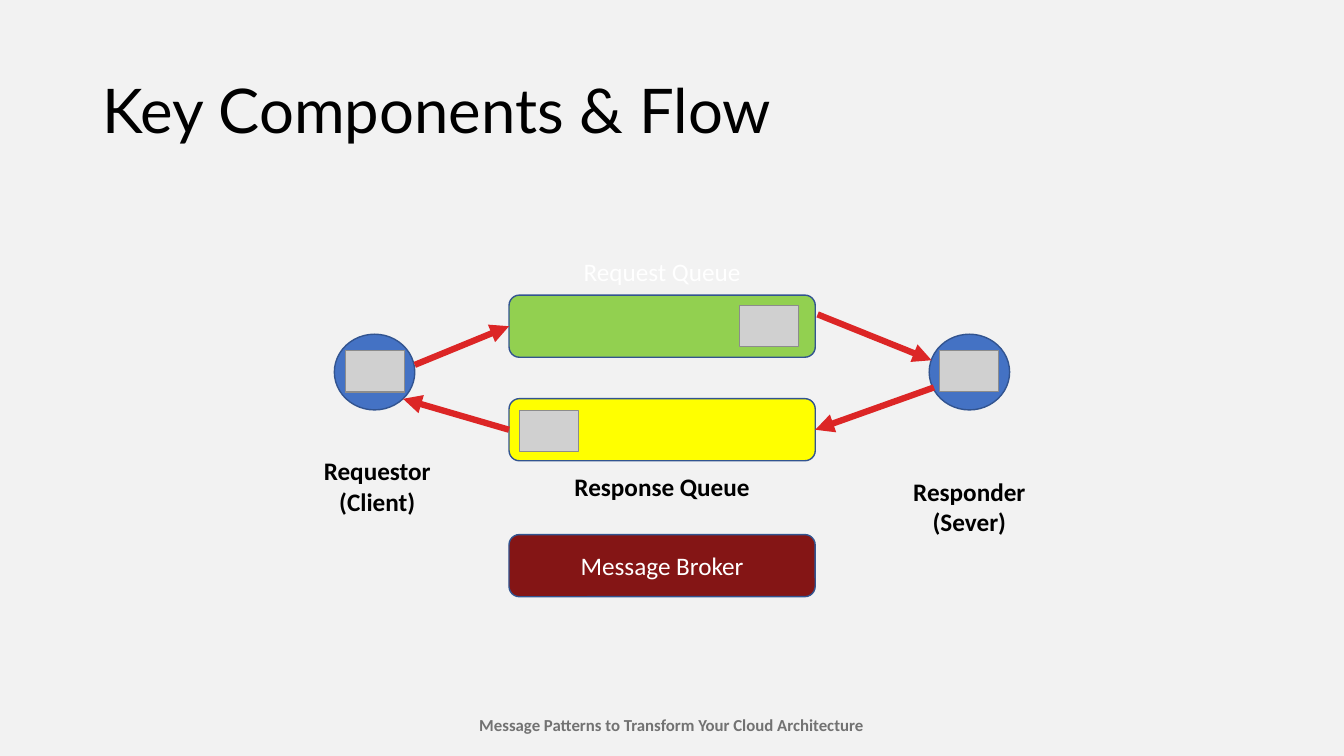
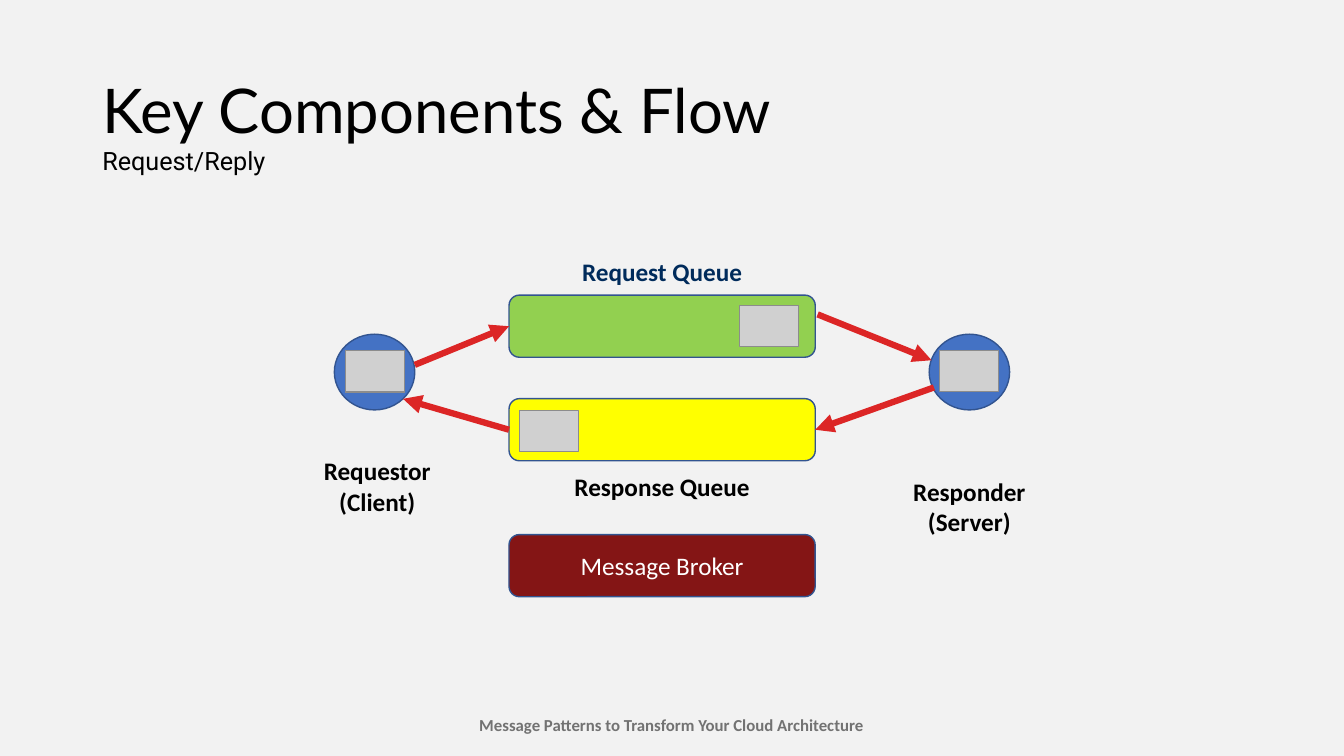
Before and after one commit to TaleLearnCode/MessagingPatternsToTransformYourCloudArchitecture, a slide deck: slide 68 of EventMaterials/MessagingPatterns-AtlantaCloudConference2025.pptx. Drawn at 1344x756 pixels with LibreOffice and Linux fonts; fonts in the diff are those of the drawing; grey boxes stand for pictures. Boxes give left, top, right and bottom in pixels: in the first picture for what was removed or moved away, otherwise in the second. Text is boxed around its words. In the diff, an @@ line names an element or a change of style, - is before the commit and + after.

```diff
--- a/EventMaterials/MessagingPatterns-AtlantaCloudConference2025.pptx
+++ b/EventMaterials/MessagingPatterns-AtlantaCloudConference2025.pptx
@@ text added at (102, 151, 265, 176), 18 pt, text #000000 @@
+Request/Reply
@@ text added at (582, 264, 742, 285), 18 pt, text #002B5B, bold @@
+Request Queue
@@ text at (928, 512, 1011, 535): text changed @@
-(Sever)
+(Server)
```
Also in this commit, not shown: 43 other slides changed, 1 other file.
